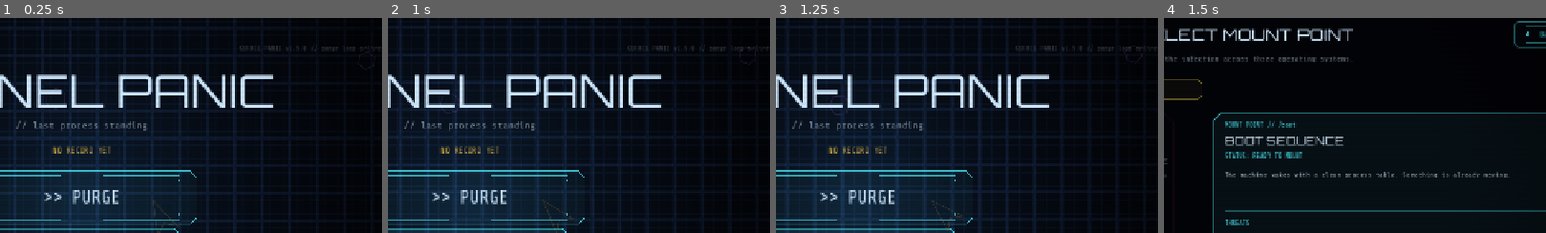
Above: before the commit, frames 1-4 (left to right).
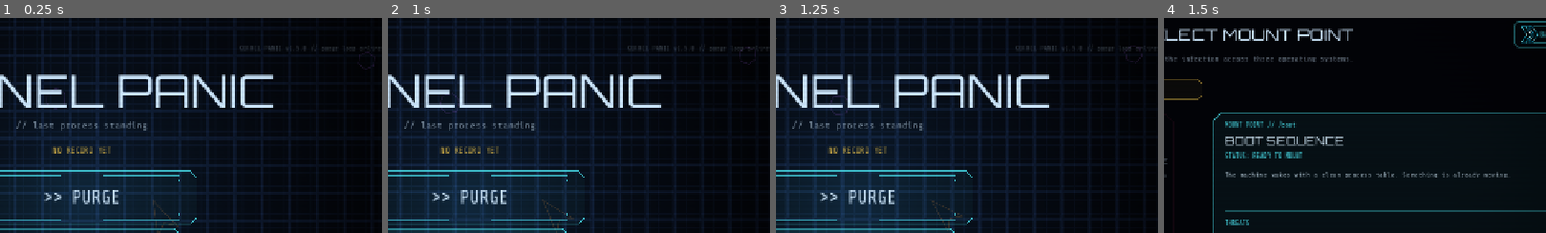
Above: after the commit, the same moments.

Repository: mafuzyk/kernel-panic
Game: Godot game, scene res://src/ui/menu.tscn
Same seed, same stepped clock (60 frames per second), same inputs: the game is played once before the commit and once after it.
Inputs:
- Up to frame 1 (0.25 s): no input
- Up to frame 2 (1 s): click "STORY // ACTS" at 0.5 s
- Up to frame 3 (1.25 s): no input
- Up to frame 4 (1.5 s): click "STORY // ACTS" at 1.25 s
The pictures show only the part of the screen within x 39-89%, y 7-57%; the shares and areas given below are measured in that part.

Frames 1-3 are identical in both runs. In frame 4, 0.2% of the frame differs, in the area x 93-98%, y 3-12%.

Commit message:
feat: trial generated raster icons behind registry fallback

Diff:
--- a/src/autoload/dev_harness.gd
+++ b/src/autoload/dev_harness.gd
@@ -393,6 +393,7 @@
 	await _temple_test(arena2)
 	await _glyph_lib_test()
 	await _icon_quality_test()
+	await _raster_trial_test()
 	await _charm_terminal_test(arena2)
 	await _charm_speedrun_test(arena2)
 	await _touch_test()
@@ -2920,6 +2921,42 @@
 	var probe_path: String = icon_script.call("raster_path", "resume")
 	_check(probe_path.is_empty() or ResourceLoader.exists(probe_path), "raster registry only resolves existing assets")
 
+func _raster_trial_test() -> void:
+	print("AT_STEP raster_trial")
+	var icon_script: Script = load("res://src/ui/tactical_icon.gd")
+	var patch_script: Script = load("res://src/ui/patch_card.gd")
+	_check(icon_script != null and icon_script.has_method("raster_path"), "tactical icon exposes the raster registry")
+	_check(patch_script != null and patch_script.has_method("patch_raster_path"), "patch card exposes the raster registry")
+	if icon_script == null or patch_script == null or not icon_script.has_method("raster_path") or not patch_script.has_method("patch_raster_path"):
+		return
+	var icon_resolved := 0
+	var icon_fallback := 0
+	for kind in icon_script.call("icon_kinds"):
+		var path: String = icon_script.call("raster_path", str(kind))
+		if path.is_empty():
+			icon_fallback += 1
+			continue
+		icon_resolved += 1
+		var tex: Texture2D = load(path)
+		_check(tex != null, "%s raster resolves to a loadable texture" % str(kind))
+	_check(icon_resolved > 0, "generated ui icon rasters resolve through the registry when the asset exists")
+	_check(icon_fallback > 0, "ui icon kinds without a generated asset keep the code-drawn fallback")
+	var patch_resolved := 0
+	var patch_fallback := 0
+	for id in Game.PATCH_CODES:
+		var path: String = patch_script.call("patch_raster_path", str(id))
+		if path.is_empty():
+			patch_fallback += 1
+			continue
+		patch_resolved += 1
+		var tex: Texture2D = load(path)
+		_check(tex != null, "patch %s raster resolves to a loadable texture" % str(id))
+	_check(patch_resolved >= 6, "the six generated patch-family rasters resolve through the registry")
+	_check(patch_fallback > 0, "patch ids without a generated asset keep the code-drawn fallback")
+	_check(str(icon_script.source_code).contains("match _kind"), "tactical icon keeps the code-drawn draw dispatch")
+	_check(str(patch_script.source_code).contains("match patch_icon_family"), "patch card keeps the code-drawn family dispatch")
+	_check(str(icon_script.source_code).contains("framed: bool = false"), "tactical icon configure exposes the framed overlay switch (default off)")
+
 func _charm_terminal_test(arena: Arena) -> void:
 	print("AT_STEP charm_terminal")
 	var terminal_script: Script = load("res://src/ui/terminal_panel.gd")
--- a/src/ui/patch_card.gd
+++ b/src/ui/patch_card.gd
@@ -106,7 +106,10 @@
 	var id := str(_def.get("id", ""))
 	var raster := patch_raster_path(id)
 	if raster != "":
-		var tex: Texture2D = load(raster)
+		if not _raster_tex_cache.has(raster):
+			_raster_tex_cache[raster] = load(raster)
+			queue_redraw()
+		var tex: Texture2D = _raster_tex_cache[raster]
 		if tex != null:
 			draw_texture_rect(tex, Rect2(center - Vector2(26.0, 26.0), Vector2(52.0, 52.0)), false)
 			return
@@ -137,6 +140,12 @@
 
 const RASTER_DIR := "res://assets/icons/generated/"
 
+## Textures must finish loading before the frame that draws them: a load() first
+## issued inside _draw() records the command before the GPU upload exists and
+## samples the engine's white placeholder for that pass (same quirk as
+## tactical_icon; the cache primes + queues one healing redraw instead).
+static var _raster_tex_cache := {}
+
 static func patch_icon_family(id: String) -> String:
 	return str(PATCH_ICON_FAMILIES.get(id, "utility"))
 
--- a/src/ui/tactical_icon.gd
+++ b/src/ui/tactical_icon.gd
@@ -5,13 +5,18 @@
 
 var _kind := "settings"
 var _accent := TacticalUIHelper.CYAN
+var _framed := false
 
 func _ready() -> void:
 	mouse_filter = Control.MOUSE_FILTER_IGNORE
 
-func configure(icon_kind: String, color: Color = TacticalUIHelper.CYAN) -> void:
+func configure(icon_kind: String, color: Color = TacticalUIHelper.CYAN, framed: bool = false) -> void:
 	_kind = icon_kind
 	_accent = color
+	_framed = framed
+	var raster := raster_path(icon_kind)
+	if raster != "" and not _raster_tex_cache.has(raster):
+		_raster_tex_cache[raster] = load(raster)
 	queue_redraw()
 
 func icon_kind() -> String:
@@ -60,8 +65,15 @@
 
 const RASTER_DIR := "res://assets/icons/generated/"
 
-## Raster registry: proven-win rasters only; empty string keeps the code-drawn
-## identity as the active path. Never used as a placeholder.
+## Textures must finish loading before the frame that draws them: a load() first
+## issued inside _draw() records the command before the GPU upload exists and
+## samples the engine's white placeholder for that pass. Pre-heat the cache in
+## configure() and let _draw() only consume (or prime + queue a healing redraw).
+static var _raster_tex_cache := {}
+
+## Raster registry: trial rasters only; empty string keeps the code-drawn fallback
+## active. Never used as a placeholder. The identity is the neon geometric terminal
+## style, not the drawing technique (author correction, 2026-08-29).
 static func raster_path(icon_kind: String) -> String:
 	var path := RASTER_DIR + icon_kind + ".png"
 	return path if ResourceLoader.exists(path) else ""
@@ -81,6 +93,17 @@
 func _draw() -> void:
 	if size.x <= 2.0 or size.y <= 2.0:
 		return
+	var raster := raster_path(_kind)
+	if raster != "":
+		if not _raster_tex_cache.has(raster):
+			_raster_tex_cache[raster] = load(raster)
+			queue_redraw()
+		var tex: Texture2D = _raster_tex_cache[raster]
+		if tex != null:
+			draw_texture_rect(tex, Rect2(Vector2.ZERO, size), false)
+			if _framed:
+				_draw_frame_overlay()
+			return
 	var center := size * 0.5
 	var radius := minf(size.x, size.y) * 0.34
 	match _kind:
@@ -106,6 +129,30 @@
 			_draw_warning(center, radius)
 		_:
 			_draw_bestiary(center, radius)
+	if _framed:
+		_draw_frame_overlay()
+
+## Angular corner-bracket frame with cross ticks, drawn in code as a conditional
+## overlay (hybrid contextual icons, author decision 2026-08-29). Only enabled
+## for placements that have no existing frame; placements already framed by
+## panel/button/touch chrome keep the default false so nothing is double framed.
+func _draw_frame_overlay() -> void:
+	var unit := minf(size.x, size.y)
+	var inset := unit * 0.06
+	var arm := unit * 0.16
+	var rect := Rect2(Vector2(inset, inset), size - Vector2(inset * 2.0, inset * 2.0))
+	var color := _line_color(0.66)
+	var mid := rect.get_center()
+	for corner in [rect.position, Vector2(rect.end.x, rect.position.y), rect.end, Vector2(rect.position.x, rect.end.y)]:
+		var x_dir := 1.0 if corner.x < mid.x else -1.0
+		var y_dir := 1.0 if corner.y < mid.y else -1.0
+		draw_line(corner, corner + Vector2(x_dir * arm, 0.0), color, 1.6, true)
+		draw_line(corner, corner + Vector2(0.0, y_dir * arm), color, 1.6, true)
+	var tick := arm * 0.34
+	draw_line(Vector2(mid.x, rect.position.y - tick), Vector2(mid.x, rect.position.y + tick), color, 1.4, true)
+	draw_line(Vector2(mid.x, rect.end.y - tick), Vector2(mid.x, rect.end.y + tick), color, 1.4, true)
+	draw_line(Vector2(rect.position.x - tick, mid.y), Vector2(rect.position.x + tick, mid.y), color, 1.4, true)
+	draw_line(Vector2(rect.end.x - tick, mid.y), Vector2(rect.end.x + tick, mid.y), color, 1.4, true)
 
 func _draw_settings(center: Vector2, radius: float) -> void:
 	var gear := PackedVector2Array()
Binary file added: assets/icons/generated/audio-24.png
Not shown, added: assets/icons/generated/audio-24.png.import
Binary file added: assets/icons/generated/audio-52.png
Not shown, added: assets/icons/generated/audio-52.png.import
Binary file added: assets/icons/generated/audio.png
Not shown, added: assets/icons/generated/audio.png.import
Binary file added: assets/icons/generated/back-24.png
Not shown, added: assets/icons/generated/back-24.png.import
Binary file added: assets/icons/generated/back-52.png
Not shown, added: assets/icons/generated/back-52.png.import
Binary file added: assets/icons/generated/back.png
Not shown, added: assets/icons/generated/back.png.import
(and 66 more such lines)
